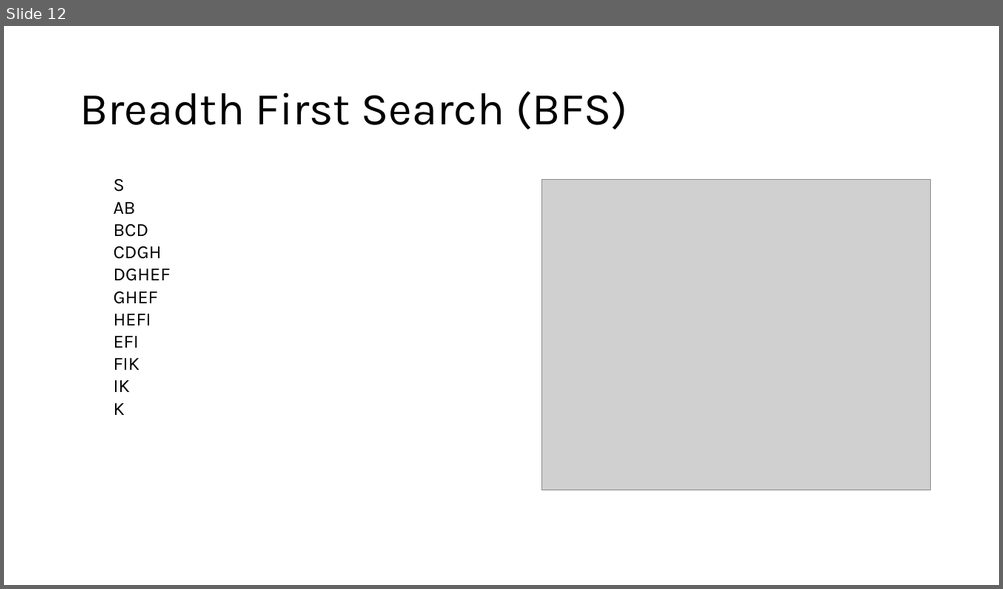
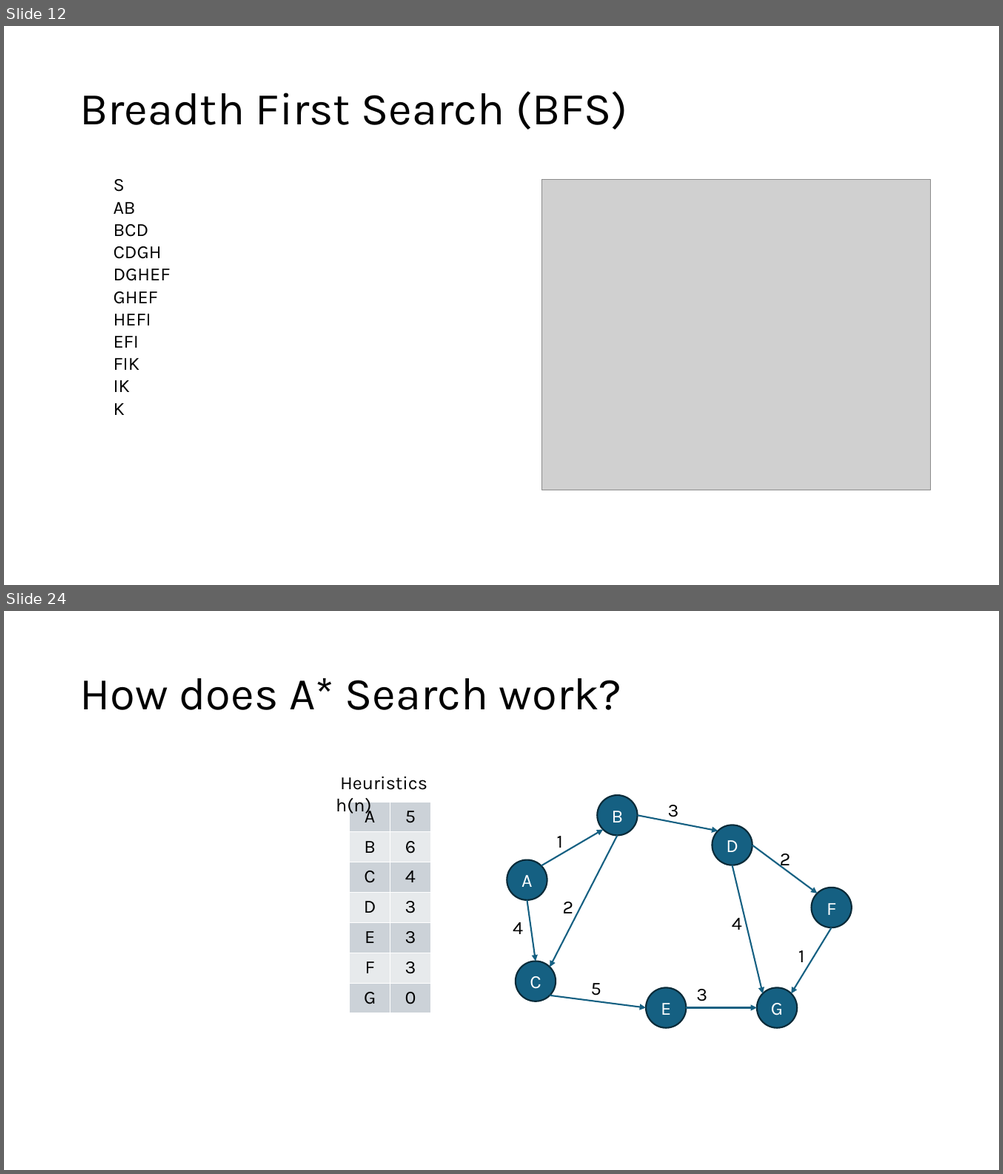
Before and after one commit to sdryasir/AI-Books, a slide deck: #1 Introduction to Artificial Intelligence (AI).pptx. Shown one above the other, each under a label of ours: slide 12 before the commit, slides 12 and 24 after it; the slides between them are not shown. The pictures are 1003x589 and 1003x1174 pixels, drawn with LibreOffice and Linux fonts; fonts in the diff are those of the drawing; grey boxes stand for pictures. Boxes give left, top, right and bottom in pixels: in the first picture for what was removed or moved away, otherwise in the second. Text is boxed around its words. In the diff, an @@ line names an element or a change of style, - is before the commit and + after.

```diff
--- a/#1 Introduction to Artificial Intelligence (AI).pptx
+++ b/#1 Introduction to Artificial Intelligence (AI).pptx
@@ slide 24 added at box(4, 611, 999, 1170), background #FFFFFF @@
@@ title added at box(79, 678, 622, 710), 44 pt, text #000000 @@
+How does A* Search work?
@@ text added at box(336, 776, 427, 816), 18 pt, text #000000 @@
+Heuristics h(n)
@@ table added at box(350, 802, 430, 1014), 7 rows, 2 columns @@
+A | 5
+B | 6
+C | 4
+D | 3
+E | 3
+F | 3
+G | 0
@@ group added at box(507, 795, 851, 1028): 9 arrows, 9 texts, 7 ellipses @@
+A
+B
+C
+E
+D
+F
+G
+1
+3
+2
+4
+1
+4
+5
+2
+3
```
Also in this commit, not shown: 12 other slides added, 1 slide removed, 1 other file.
